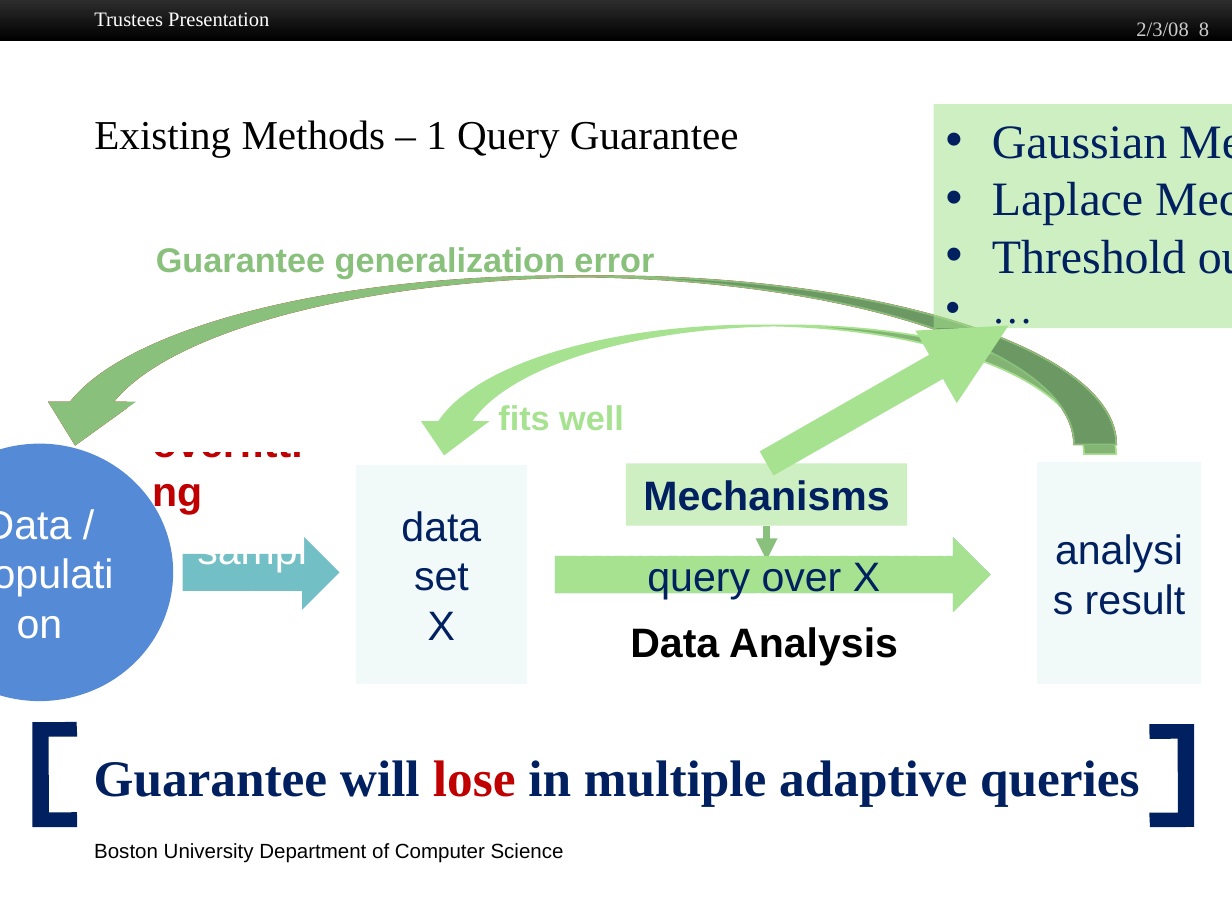
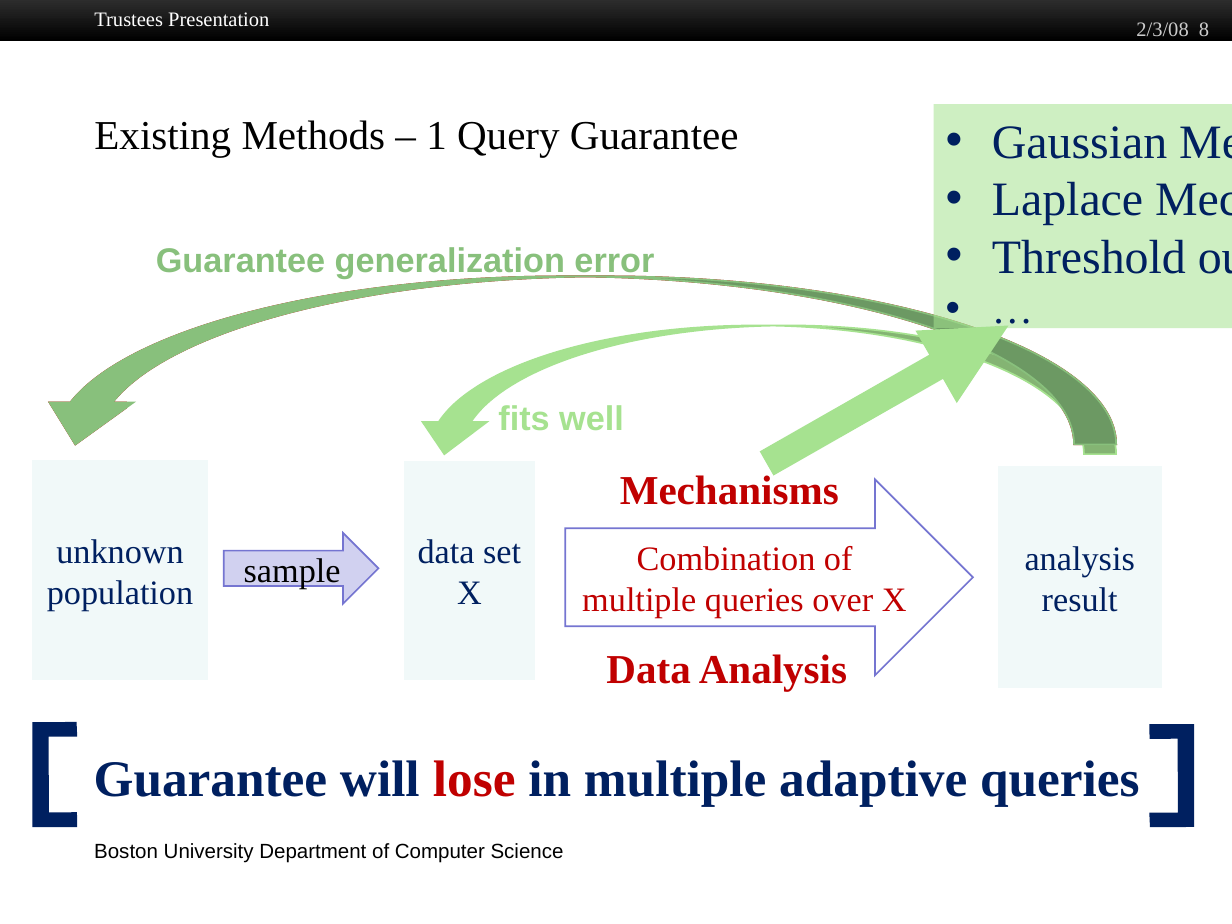
Before and after one commit to jiawenliu/PhD, a slide deck: slide 8 of CS/Prospectus/Slides/Jiawen Liu.pptx. Drawn at 1232x924 pixels with LibreOffice and Linux fonts; fonts in the diff are those of the drawing; background and template pictures are left out. Boxes give left, top, right and bottom in pixels: in the first picture for what was removed or moved away, otherwise in the second. Text is boxed around its words. In the diff, an @@ line names an element or a change of style, - is before the commit and + after.

```diff
--- a/CS/Prospectus/Slides/Jiawen Liu.pptx
+++ b/CS/Prospectus/Slides/Jiawen Liu.pptx
@@ text removed at (x1=140, y1=410, x2=318, y2=460) @@
-overfitting
@@ ellipse removed at (x1=0, y1=445, x2=172, y2=701) @@
-Data / Population
@@ rectangle added at (x1=33, y1=461, x2=208, y2=679), fill #F1F9F9, outline #F1F9F9 1 pt, 20 pt, text #002060 @@
+unknown population
@@ rectangle "data set" at (x1=404, y1=462, x2=533, y2=680): size 24 to 20 pt, font Arial to Times New Roman @@
@@ rectangle "data set" resized from (x1=356, y1=466, x2=526, y2=684) to (x1=404, y1=462, x2=533, y2=680) @@
@@ text "Mechanisms" moved from (x1=626, y1=463, x2=907, y2=525) to (x1=620, y1=472, x2=839, y2=505) @@
@@ text "Mechanisms" at (x1=620, y1=472, x2=839, y2=505): font Arial to Times New Roman, text colour #002060 to #C00000; fill #A6E290 at 55% opacity to none @@
@@ right arrow "Combination of multiple queries over ..." resized from (x1=556, y1=540, x2=989, y2=611) to (x1=565, y1=479, x2=973, y2=675) @@
@@ right arrow "Combination of multiple queries over ..." at (x1=565, y1=479, x2=973, y2=675): fill #72BFC5 to #FFFFFF; outline #72BFC5 1 pt to #7575D1 1 pt @@
@@ rectangle "analysis result" moved from (x1=1037, y1=463, x2=1200, y2=684) to (x1=998, y1=467, x2=1161, y2=687) @@
@@ rectangle "analysis result" at (x1=998, y1=467, x2=1161, y2=687): size 24 to 20 pt, font Arial to Times New Roman @@
@@ right arrow "sample" moved from (x1=184, y1=537, x2=339, y2=609) to (x1=224, y1=533, x2=379, y2=605) @@
@@ right arrow "sample" at (x1=224, y1=533, x2=379, y2=605): size 24 to 20 pt, font Arial to Times New Roman, text colour #FFFFFF to #000000; fill #72BFC5 to #D1D1F0; outline #72BFC5 1 pt to #7575D1 1 pt @@
@@ arrow removed from (766, 526) to (766, 561) @@
@@ right arrow removed at (x1=556, y1=540, x2=989, y2=611) @@
-query over X
@@ text in right arrow at (x1=582, y1=546, x2=907, y2=618): text changed; size 24 to 20 pt; font Arial to Times New Roman; text colour #FFFFFF to #C00000 @@
-multiple queries over X
+Combination of multiple queries over X
@@ text "Data Analysis" moved from (x1=630, y1=627, x2=898, y2=665) to (x1=606, y1=654, x2=847, y2=691) @@
@@ text "Data Analysis" at (x1=606, y1=654, x2=847, y2=691): font Arial to Times New Roman, text colour #000000 to #C00000 @@
```
Also in this commit, not shown: 6 other slides changed, 17 other files.
